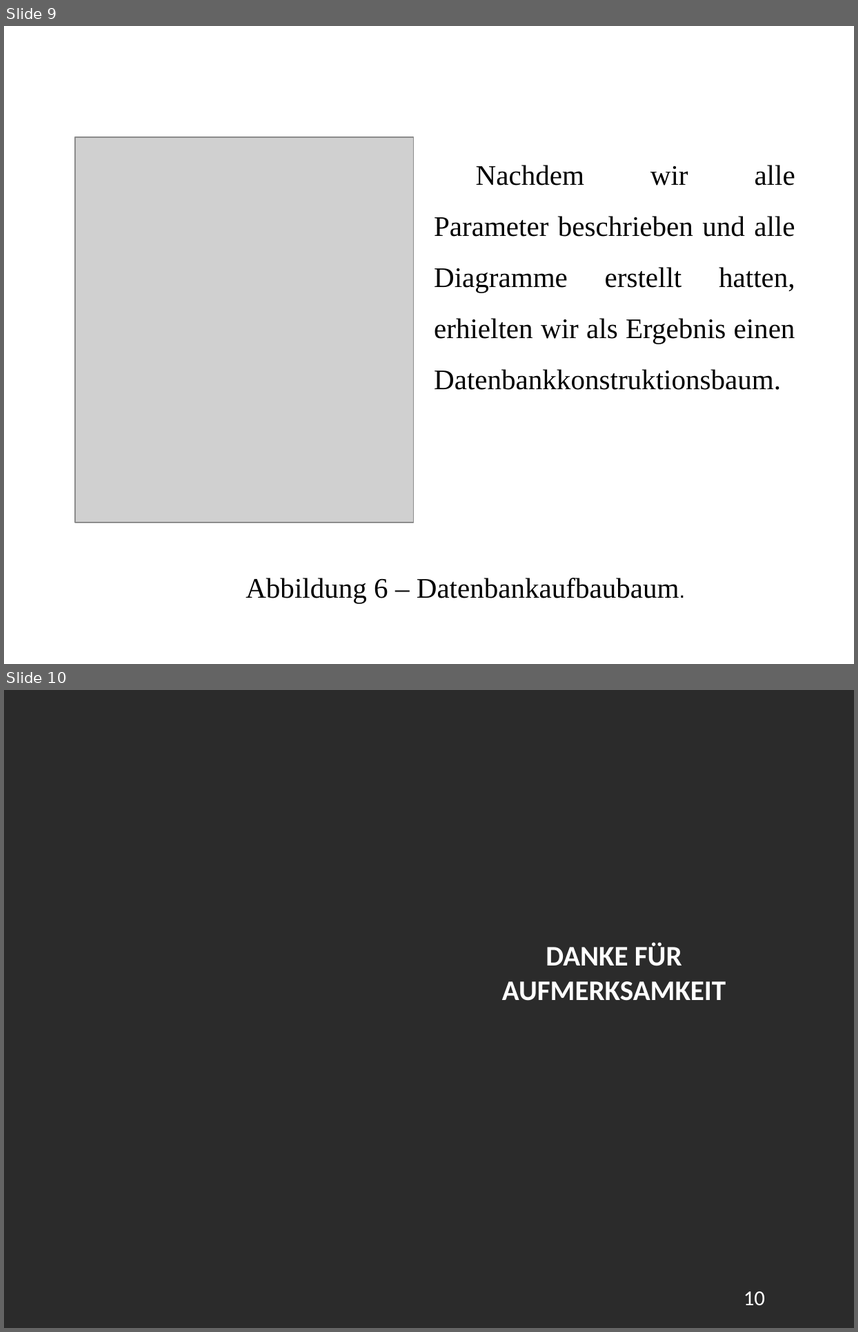
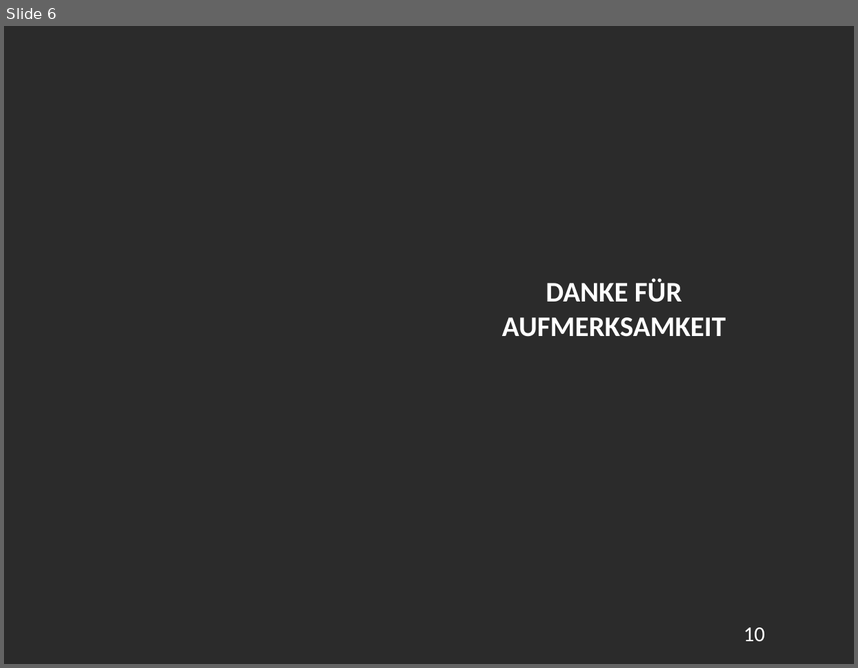
Before and after one commit to NeoWlad/Deutsch, a slide deck: Klimova_na_nemetskom.pptx. Shown one above the other, each under a label of ours: slides 9 and 10 before the commit, slide 6 after it. The pictures are 858x1332 and 858x668 pixels, drawn with LibreOffice and Linux fonts; fonts in the diff are those of the drawing; grey boxes stand for pictures; background and template pictures are left out; a plain dark background stands for a picture behind light text. Boxes give left, top, right and bottom in pixels: in the first picture for what was removed or moved away, otherwise in the second. Text is boxed around its words. In the diff, an @@ line names an element or a change of style, - is before the commit and + after.

```diff
--- a/Klimova_na_nemetskom.pptx
+++ b/Klimova_na_nemetskom.pptx
@@ slide 9 removed at <box>4,26,854,664</box>, background picture (left out) @@
@@ text removed at <box>85,45,819,94</box> @@
-Programmierergebnisse
@@ picture removed at <box>75,137,414,522</box> @@
@@ text removed at <box>434,165,795,390</box> @@
-Nachdem wir alle Parameter beschrieben und alle Diagramme erstellt hatten, erhielten wir als Ergebnis einen Datenbankkonstruktionsbaum.
@@ text removed at <box>245,577,680,603</box> @@
-Abbildung 6 – Datenbankaufbaubaum.
@@ page number removed at <box>754,615,797,649</box> @@
-9
@@ what was slide 10 is now slide 6 @@
```
Also in this commit, not shown: 1 slide changed, 4 slides added, 7 other slides removed, 4 other files.
